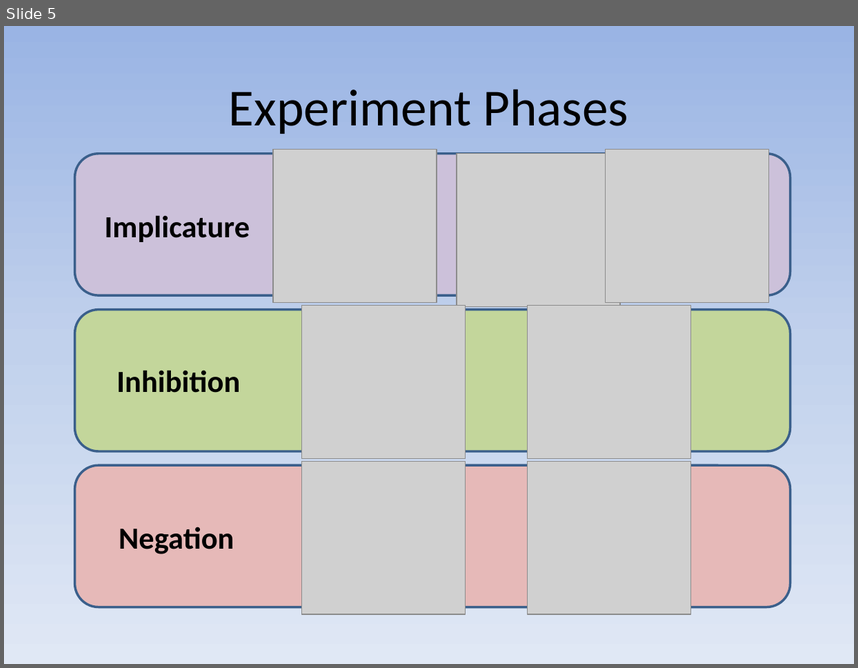
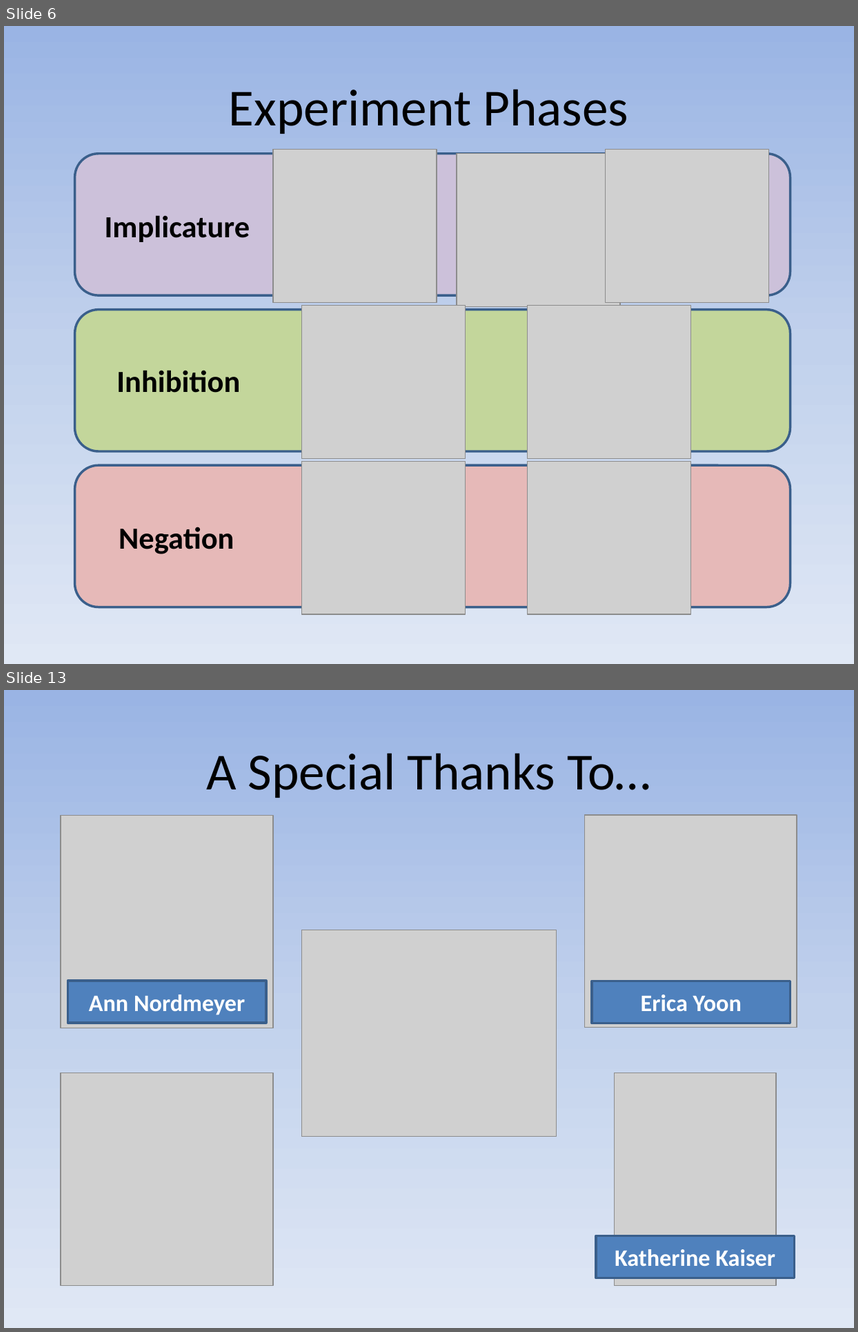
Before and after one commit to ejyoon/neginhib, a slide deck: Stephen_Final_Presentation/CSLI Final Presentation Stephen Powell.pptx. Shown one above the other, each under a label of ours: slide 5 before the commit, slides 6 and 13 after it; the slides between them are not shown. The pictures are 858x668 and 858x1332 pixels, drawn with LibreOffice and Linux fonts; fonts in the diff are those of the drawing; grey boxes stand for pictures. Boxes give left, top, right and bottom in pixels: in the first picture for what was removed or moved away, otherwise in the second. Text is boxed around its words. In the diff, an @@ line names an element or a change of style, - is before the commit and + after.

```diff
--- a/Stephen_Final_Presentation/CSLI Final Presentation Stephen Powell.pptx
+++ b/Stephen_Final_Presentation/CSLI Final Presentation Stephen Powell.pptx
@@ slide 13 added at (4,690,854,1328), background gradient #9AB5E4 to #C2D1ED to #E1E8F5 @@
@@ title added at (206,753,651,798), 44 pt, text #000000 @@
+A Special Thanks To…
@@ picture added at (61,815,274,1027) @@
@@ picture added at (584,815,796,1027) @@
@@ picture added at (301,929,557,1136) @@
@@ rectangle added at (67,980,266,1023), fill #4F81BD, outline #3A5F8C 2 pt, 20 pt, text #FFFFFF, bold @@
+Ann Nordmeyer
@@ rectangle added at (593,980,791,1023), fill #4F81BD, outline #3A5F8C 2 pt, 20 pt, text #FFFFFF, bold @@
+Erica Yoon
@@ picture added at (61,1072,274,1285) @@
@@ picture added at (615,1072,777,1285) @@
@@ rectangle added at (595,1236,794,1279), fill #4F81BD, outline #3A5F8C 2 pt, 20 pt, text #FFFFFF, bold @@
+Katherine Kaiser
@@ what was slide 5 is now slide 6 @@
```
Also in this commit, not shown: 6 slides changed, 4 other slides added, 3 slides removed.
